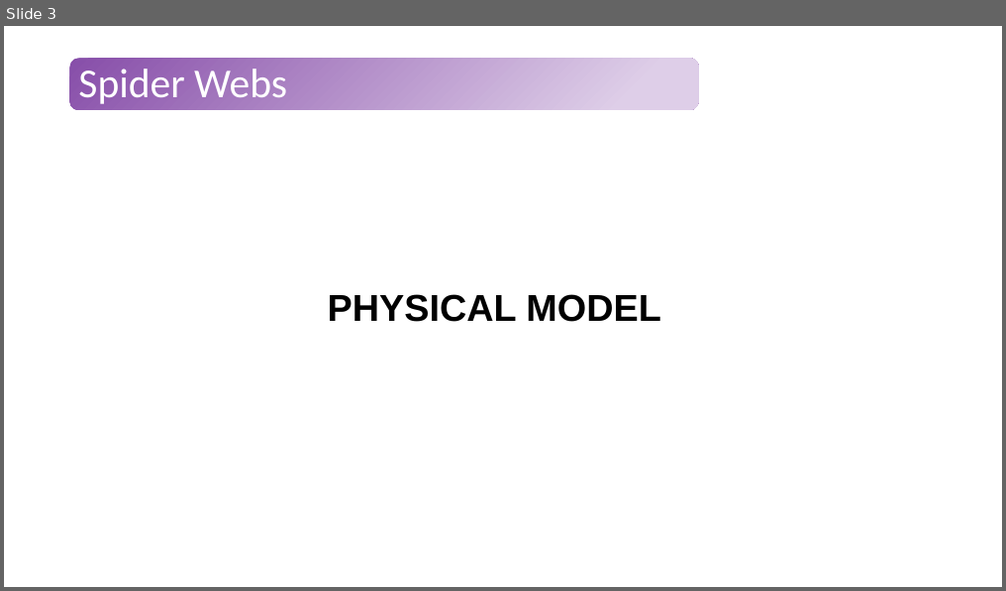
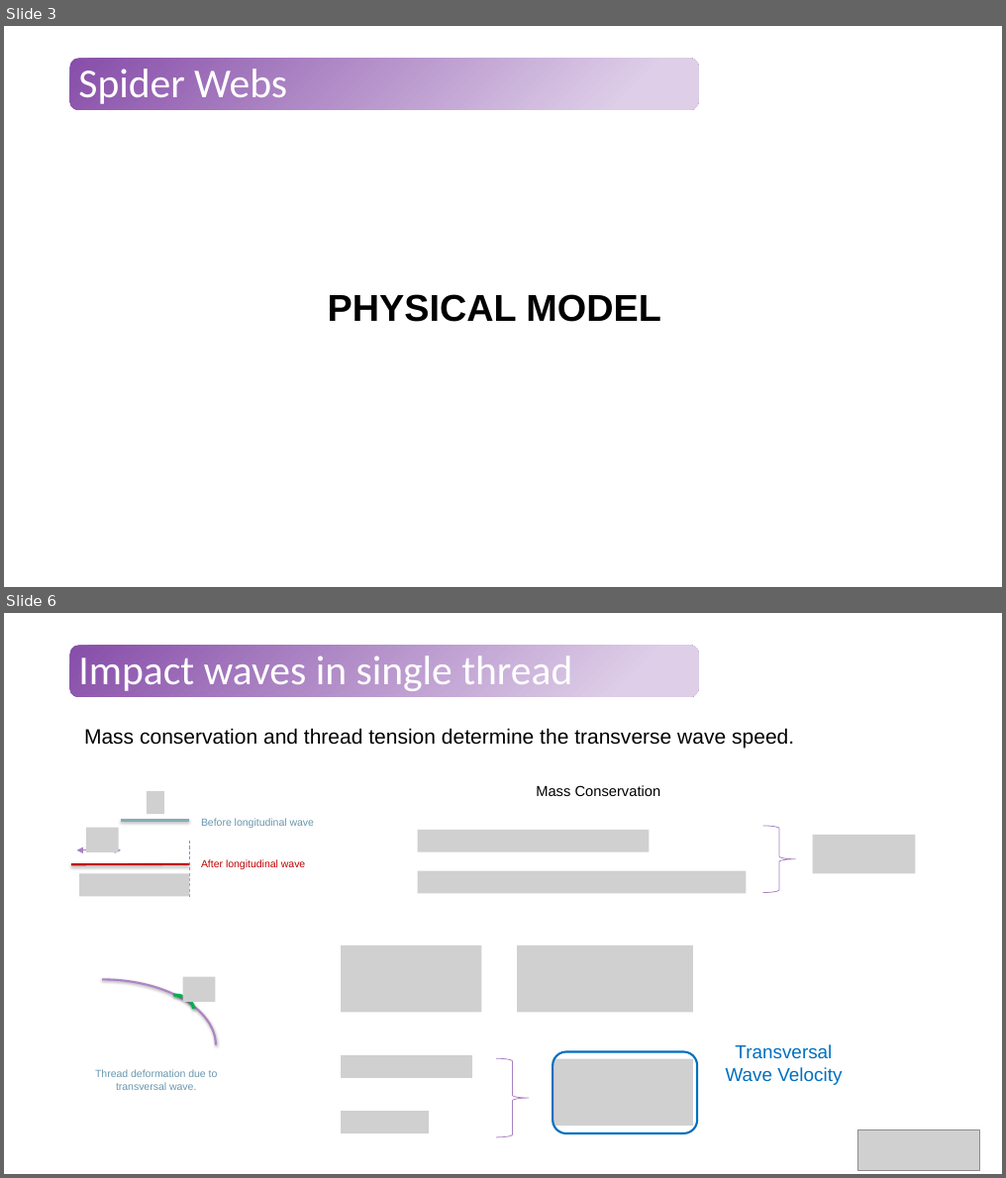
Before and after one commit to Tavi681/PoliPhysics, a slide deck: Tema 2/paper/Tema2.pptx. Shown one above the other, each under a label of ours: slide 3 before the commit, slides 3 and 6 after it; the slides between them are not shown. The pictures are 1006x591 and 1006x1178 pixels, drawn with LibreOffice and Linux fonts; fonts in the diff are those of the drawing; grey boxes stand for pictures. Boxes give left, top, right and bottom in pixels: in the first picture for what was removed or moved away, otherwise in the second. Text is boxed around its words. In the diff, an @@ line names an element or a change of style, - is before the commit and + after.

```diff
--- a/Tema 2/paper/Tema2.pptx
+++ b/Tema 2/paper/Tema2.pptx
@@ slide 6 added at [4, 613, 1002, 1174], background #FFFFFF; not listed: 1 template element that a slide beside it also shows @@
@@ title added at [78, 656, 572, 691], 39.6 pt, text #FFFFFF @@
+Impact waves in single thread
@@ text added at [84, 728, 794, 748], 20 pt, text #000000 @@
+Mass conservation and thread tension determine the transverse wave speed.
@@ group added at [417, 785, 915, 894]: 3 pictures, 1 right brace, 1 text @@
+Mass Conservation
@@ line added from (121, 820) to (190, 820), #84ACB6 2 pt @@
@@ picture added at [147, 791, 164, 814] @@
@@ text added at [201, 818, 314, 828], 10 pt, text #6997AF @@
+Before longitudinal wave
@@ picture added at [86, 827, 119, 853] @@
@@ line added from (190, 841) to (190, 898), #AA7FC3 0.75 pt dashed @@
@@ line added from (71, 864) to (190, 864), #C00000 2 pt @@
@@ double arrow added from (76, 851) to (121, 851), #AA7FC3 0.75 pt @@
@@ picture added at [79, 873, 190, 896] @@
@@ text added at [201, 860, 305, 869], 10 pt, text #C00000 @@
+After longitudinal wave
@@ picture added at [341, 946, 481, 1012] @@
@@ picture added at [517, 946, 693, 1012] @@
@@ group added at [4, 977, 218, 1112]: 2 arc (boxed as its full ellipse)s, 1 text, 1 picture @@
+Thread deformation due to transversal wave.
@@ picture added at [341, 1056, 472, 1078] @@
@@ rounded rectangle added at [552, 1053, 697, 1134], outline #0070C0 2 pt @@
@@ text added at [726, 1045, 842, 1085], 18 pt, text #0070C0 @@
+Transversal Wave Velocity
@@ right brace added at [497, 1059, 529, 1138], outline #AA7FC3 0.75 pt @@
@@ picture added at [552, 1059, 693, 1126] @@
@@ picture added at [341, 1112, 429, 1134] @@
@@ picture added at [858, 1131, 980, 1171] @@
```
Also in this commit, not shown: 1 slide changed, 6 other slides added.
